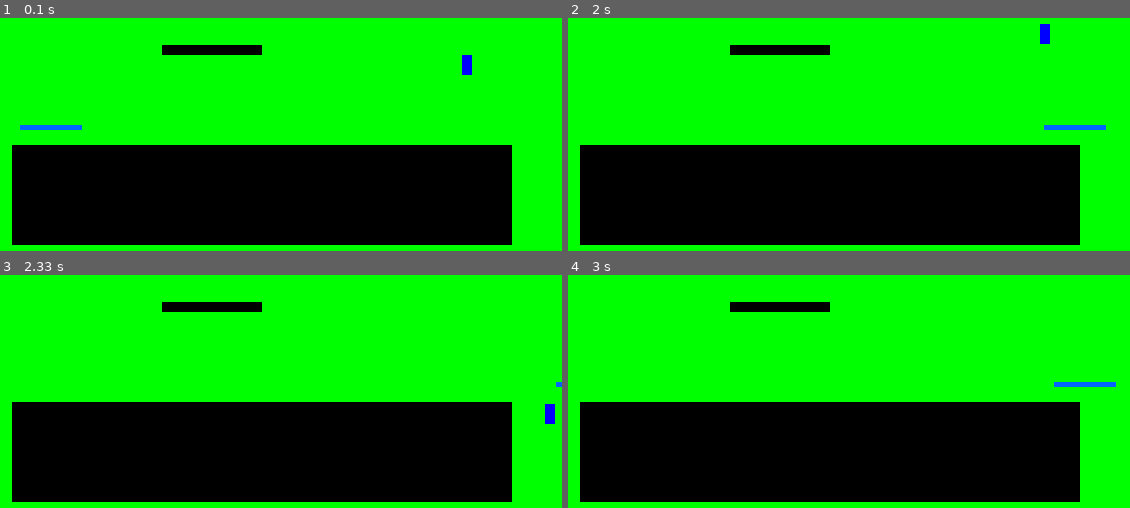
Above: before the commit, frames 1-4 (two rows, left to right).
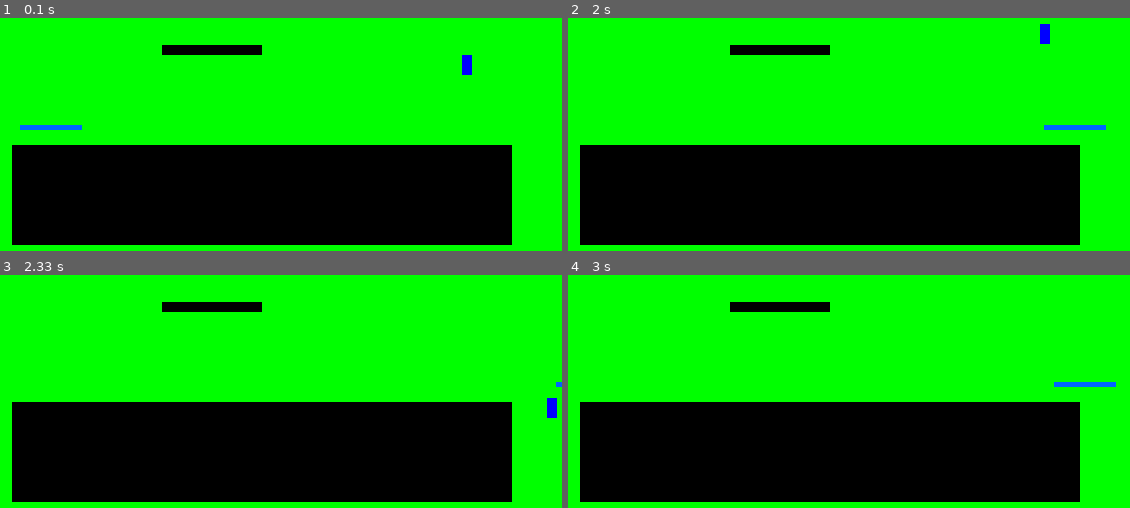
Above: after the commit, the same moments.

Repository: ALEXANDER-Denni/pygame_platformer
Game: pygame game, started from main.py
Two runs of this game, one before a commit and one after it. Both use one fixed random seed, a clock stepped at 60 frames per second and the inputs below.
Inputs:
- Up to frame 1 (0.1 s): no input
- Up to frame 2 (2 s): hold A 0.33-0.87 s; hold S 0.9-1.2 s; hold A 1.23-1.63 s; hold W from 1.67 s (still down)
- Up to frame 3 (2.33 s): release W at 2.03 s; hold D from 2.07 s (still down)
- Up to frame 4 (3 s): release D at 2.7 s; hold S from 2.73 s (still down)

Frames 1-2 are identical in both runs. In frame 3, 0.1% of the frame differs, in the area x 96-100%, y 52-64%; in frame 4, nothing differs.

Commit message:
Add files via upload

Diff:
--- a/collision.py
+++ b/collision.py
@@ -2,7 +2,7 @@
     x_moves = []
     y_moves = []
     for platform in platforms.sprites():
-        colliding = player_platform_collison(player,platform)
+        colliding = player_platform_collision(player,platform)
         if colliding != False:
             x_moves.append(colliding[0])
             y_moves.append(colliding[1])
@@ -26,6 +26,12 @@
                 return True
             if player.rect.y + player.rect.h + 1 > platform.rect.y and player.rect.y < platform.rect.y + platform.rect.h:
                 player.push(platform.speed*2)
+    if platform.direction == -1:
+        if player.rect.x + player.x_velocity < platform.rect.x + platform.rect.w + platform.speed and player.rect.x + player.rect.w + player.x_velocity > platform.rect.x + platform.speed:
+            if player.rect.y < platform.rect.y + platform.rect.h and player.rect.y + player.rect.h - 1 > platform.rect.y:
+                return True
+            if player.rect.y + player.rect.h + 1 > platform.rect.y and player.rect.y < platform.rect.y + platform.rect.h:
+                player.push(-platform.speed*2)
 
 
 def ground_below(player, platforms):
@@ -35,12 +41,15 @@
     return False
 
 
-def player_platform_collison(player, obj):
+def player_platform_collision(player, obj):
     x_move = 0
     y_move = 0
-    if obj.__class__.__name__ == "moving_platform" and (player.x_velocity <= 0) == (obj.direction == 1):
+    if obj.__class__.__name__ == "moving_platform":
         if moving_platform_push(player, obj):
-            player.push(obj.speed + (obj.rect.x + obj.rect.w) - player.rect.x)
+            if obj.direction == 1 and player.x_velocity <= 0:
+                player.push(obj.speed + (obj.rect.x + obj.rect.w) - player.rect.x)
+            elif player.x_velocity >= 0:
+                player.push(-(player.rect.x + player.rect.w - obj.rect.x - obj.speed))
             player.x_velocity = 0
     elif (player.rect.x + player.x_velocity< obj.rect.x + obj.rect.w and player.rect.x + player.x_velocity+ player.rect.w > obj.rect.x) and (player.rect.y + player.y_velocity < obj.rect.y + obj.rect.h and player.rect.y + player.y_velocity + player.rect.h > obj.rect.y):
         if player.x_velocity > 0:
@@ -53,18 +62,3 @@
             y_move = obj.rect.y - (player.rect.y + player.rect.h)
         return (x_move, y_move)
     return (player.x_velocity, player.y_velocity)
-"""x_offset = (player.rect.x+player.rect.w/2)-(obj.rect.x+obj.rect.w/2)
-        y_offset = (player.rect.y+player.rect.h/2)-(obj.rect.y+obj.rect.h/2)
-        if abs(x_offset)<obj.rect.w/2+player.rect.w/2 and abs(y_offset)*obj.rect.w/2<abs(x_offset)*obj.rect.h/2:
-            if x_offset>0:
-                player.rect.x = obj.rect.x + obj.rect.w
-            else:
-                player.rect.x = obj.rect.x - player.rect.w
-            return "X"
-        elif abs(y_offset)<obj.rect.h/2+player.rect.h/2 and abs(y_offset)*obj.rect.w/2>abs(x_offset)*obj.rect.h/2:
-            if y_offset>0:
-                player.rect.y = obj.rect.y + obj.rect.h
-            else:
-                player.rect.y = obj.rect.y - player.rect.h
-            return "Y"
-    return False"""
--- a/main.py
+++ b/main.py
@@ -82,5 +82,4 @@
     pygame.display.update()
 
 
-#add negative direction to moving platform collision
 #add lasers, add switches and doors, add enemies, add images, add level builder script
